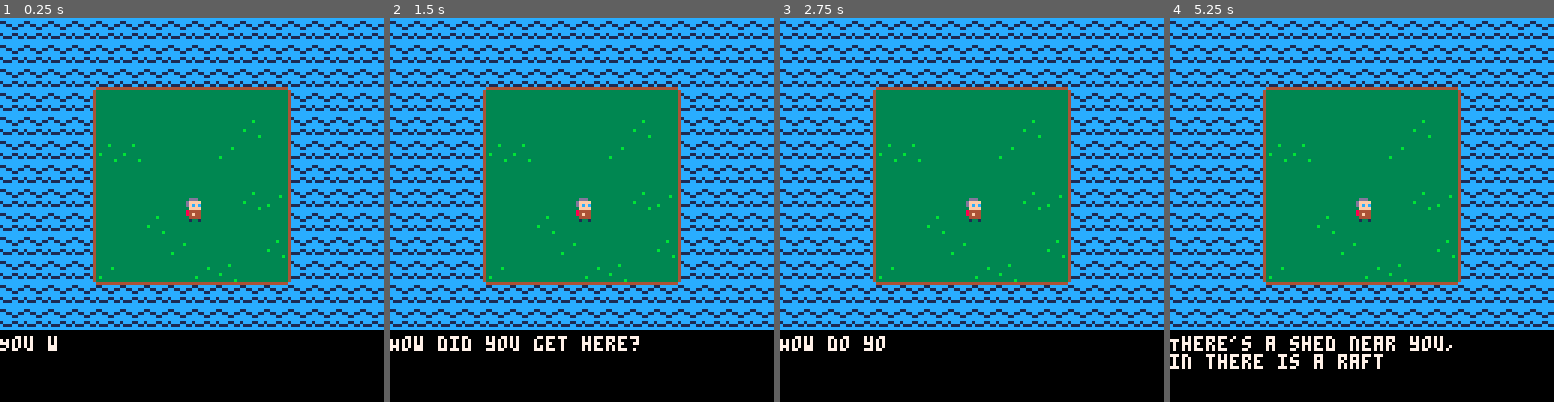
Above: before the commit, frames 1-4 (left to right).
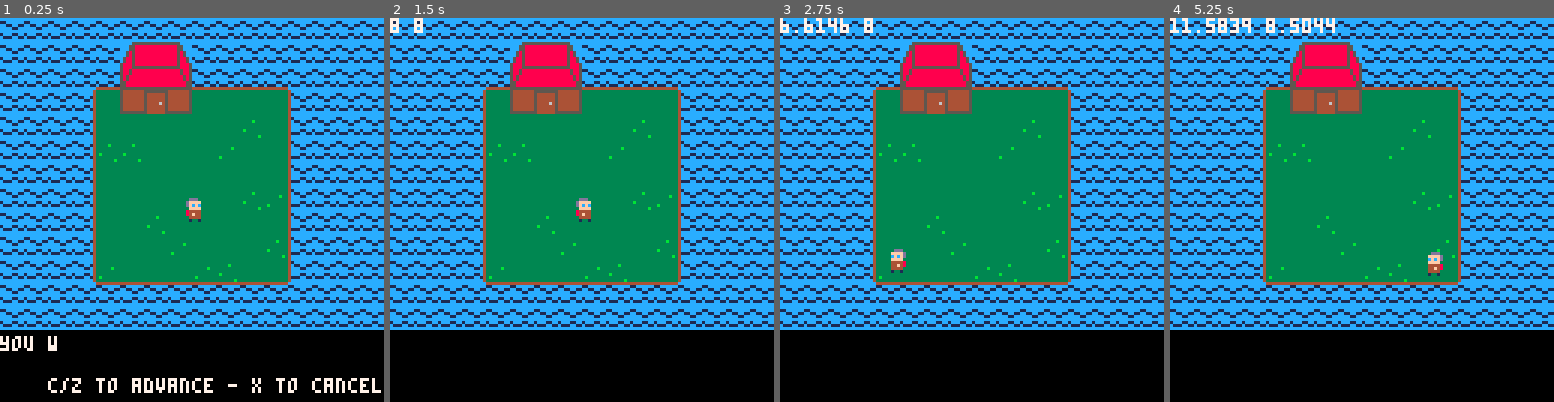
Above: after the commit, the same moments.

Repository: maggo/ludum
Game: PICO-8 cartridge ludum.p8
Two runs of this game, one before a commit and one after it. Both use one fixed random seed, a clock stepped at 60 frames per second and the inputs below.
Inputs:
- Up to frame 1 (0.25 s): no input
- Up to frame 2 (1.5 s): tap O (Z key) at 0.33, 0.7, 1.43 s; tap X (X key) at 1.07 s
- Up to frame 3 (2.75 s): hold Left 1.97-2.37 s; tap X (X key) at 2.07, 2.4, 2.73 s; tap O (Z key) at 2.22 s; hold Down from 2.42 s (still down)
- Up to frame 4 (5.25 s): release Down at 2.82 s; hold Right 2.87-3.53 s; tap X (X key) every 0.33 s from 3.07 to 5.07 s; tap O (Z key) at 3.1, 3.98, 4.87 s; hold Up 3.58-4.08 s; hold Right 4.13-4.53 s; hold Down 4.58-5.08 s; hold Left from 5.13 s (still down)

The runs differ from the first frame. In frame 1, 4.6% of the frame differs, in the area x 0-100%, y 6-98%; in frame 2, 4.5%; in frame 3, 4.6%; in frame 4, 6.5%, in the area x 0-74%, y 0-92%.

Commit message:
Add interactions and shed

Diff:
--- a/ludum.p8
+++ b/ludum.p8
@@ -1,7 +1,7 @@
 pico-8 cartridge // http://www.pico-8.com
 version 8
 __lua__
--- Finish map: A Ludum Dare adventure
+-- finish map: a ludum dare adventure
 -- by maggo
 -- based on:
 -- wall and actor collisions
@@ -19,15 +19,19 @@
 
 dialogs = {
   {
-    "You wake up on a lonely island",
-    "How did you get here?",
-    "How do you leave?",
-    "There's a shed near you, \nin there is a raft",
-    "But how will you get in?",
-    "Welcome to:",
-    "           Finish Map \n    A Ludum Dare Adventure..."
+    "you wake up on a lonely island",
+    "how did you get here?",
+    "how do you leave?",
+    "there's a shed near you, \nin there is a raft",
+    "but how will you get in?",
+    "welcome to:",
+    "           finish map \n    a ludum dare adventure..."
+  },
+  {
+    "the door is locked."
   }
 }
+log = ""
 
 -- make an actor
 -- and add to global collection
@@ -63,6 +67,7 @@
  -- make player top left
  pl = make_actor(8,8)
  pl.spr = 1
+ pl.bounce = 0
 end
 
 -- for any given point on the
@@ -155,7 +160,6 @@
  else
   -- otherwise bounce
   a.dx *= -a.bounce
-  sfx(2)
  end
 
  -- ditto for y
@@ -164,7 +168,6 @@
   a.y += a.dy
  else
   a.dy *= -a.bounce
-  sfx(2)
  end
 
  -- apply inertia
@@ -185,6 +188,8 @@
  a.t += 1
 
  a.flip = a.dx < 0
+
+ if (abs(a.dx) + abs(a.dy) <= 0.1) a.frame = 0
 end
 
 function control_player(pl)
@@ -198,16 +203,48 @@
 
  -- play a sound if moving
  -- (every 4 ticks)
-
  if (abs(pl.dx)+abs(pl.dy) > 0.1
      and (pl.t%4) == 0) then
   sfx(1)
  end
 end
 
+function interact_player()
+  if (btnp(4)) then
+    -- interaction
+    local tile = mget(pl.x, pl.y)
+    local interactile = nil
+    local coords = {{0, -1}, {1, 0}, {0, 1}, {-1, 0}}
+
+    if not fget(tile, 2) then
+      for coord in all(coords) do
+        tile = mget(pl.x + coord[1], pl.y + coord[2])
+        log = pl.x .. ' ' .. pl.y
+
+        if fget(tile, 2) then
+          interactile = tile
+          break
+        end
+      end
+    else
+      interactile = tile
+    end
+
+    if interactile then
+      if (interactile == 23) dialog_activate(2)
+    end
+  end
+end
+
+function dialog_activate(id)
+  dialog.active = true
+  dialog.id = id
+end
+
 function draw_dialog()
   color(7)
   print(sub(dialogs[dialog.id][dialog.sentence], 0, dialog.char), 0, 106)
+	print("c/z to advance - x to cancel", 2*8, 15*8)
 end
 
 function update_dialog()
@@ -223,8 +260,8 @@
     end
   end
 
-  if (dialog.sentence > #dialogs[dialog.id]) then
-    -- End the current dialog
+  -- end the current dialog
+  if (btnp(5) or dialog.sentence > #dialogs[dialog.id]) then
     dialog.active = false
     dialog.id = 1
     dialog.sentence = 1
@@ -249,6 +286,7 @@
     update_dialog()
   else
     control_player(pl)
+    interact_player()
     foreach(actor, move_actor)
   end
 end
@@ -263,6 +301,8 @@
   cls()
   map(0,0,0,0,16,16)
   foreach(actor,draw_actor)
+
+  print(log, 0, 0)
 
   if (dialog.active) then
     draw_dialog()
@@ -281,22 +321,22 @@
 end
 
 __gfx__
-00000000000ddd000000000033333333ccccccc44ccccccc40000000000000000000000000000000000000000000000000000000000000000000000000000000
-0000000000dffff0000ddd003333333311ccccc441cccccc40000000000000000000000000000000000000000000000000000000000000000000000000000000
-0000000000dfcfc000dffff03333b333cc11cc144c11cc1140000000000000000000000000000000000000000000000000000000000000000000000000000000
-00000000000ffff000dfcfc033333333cccc11c44ccc11cc40000000000000000000000000000000000000000000000000000000000000000000000000000000
-0000000000844440000ffff033333333ccccccc44ccccccc40000000000000000000000000000000000000000000000000000000000000000000000000000000
-000000000084f440008444403b3333331ccc11c44ccc11cc40000000000000000000000000000000000000000000000000000000000000000000000000000000
-0000000000044440008f444033333333c111cc144111cc1140000000000000000000000000000000000000000000000000000000000000000000000000000000
-000000000001001000001100333333b3ccccccc44ccccccc40000000000000000000000000000000000000000000000000000000000000000000000000000000
-00000000050000500000000033333333cccccccccccccccc00000000000000000000000000000000000000000000000000000000000000000000000000000000
-0000000000555500000000003333333311cccccc11cccccc00000000000000000000000000000000000000000000000000000000000000000000000000000000
-00000000505885050000000033333333cc11cc11cc11cc1100000000000000000000000000000000000000000000000000000000000000000000000000000000
-00000000055885500000000033333b33cccc11cccccc11cc00000000000000000000000000000000000000000000000000000000000000000000000000000000
-00000000005885000000000033333333cccccccccccccccc00000000000000000000000000000000000000000000000000000000000000000000000000000000
-000000000555555000000000333333331ccc11cc1ccc11cc00000000000000000000000000000000000000000000000000000000000000000000000000000000
-0000000050500505000000003b333333c111cc11c111cc1100000000000000000000000000000000000000000000000000000000000000000000000000000000
-0000000000500500000000003333333344444444cccccccc00000000000000000000000000000000000000000000000000000000000000000000000000000000
+00000000000ddd000000000033333333ccccccc44ccccccc4000000058885555cccc555555555555555588855555cccc00000000000000000000000000000000
+0000000000dffff0000ddd003333333311ccccc441cccccc4000000058858888ccc55888888888888888588588855ccc00000000000000000000000000000000
+0000000000dfcfc000dffff03333b333cc11cc144c11cc114000000058858888ccc55888888888888888588588855ccc00000000000000000000000000000000
+00000000000ffff000dfcfc033333333cccc11c44ccc11cc4000000058588888cc5858888888888888888585888585cc00000000000000000000000000000000
+0000000000844440000ffff033333333ccccccc44ccccccc4000000058588888cc5858888888888888888585888585cc00000000000000000000000000000000
+000000000084f440008444403b3333331ccc11c44ccc11cc4000000055888888c588588888888888888888558885885c00000000000000000000000000000000
+0000000000044440008f444033333333c111cc144111cc114000000055888888c588588888888888888888558885885c00000000000000000000000000000000
+000000000001001000001100333333b3ccccccc44ccccccc40000000555555555888588855555555555555558885888500000000000000000000000000000000
+00000000050000500000000033333333cccccccccccccccc00000000555555555444444455555555444444450000000000000000000000000000000000000000
+0000000000555500000000003333333311cccccc11cccccc00000000544444455444444488888888444444450000000000000000000000000000000000000000
+00000000505885050000000033333333cc11cc11cc11cc1100000000544444455444444488888888444444450000000000000000000000000000000000000000
+00000000055885500000000033333b33cccc11cccccc11cc00000000544444455444444488888888444444450000000000000000000000000000000000000000
+00000000005885000000000033333333cccccccccccccccc00000000544446455444444488888888444444450000000000000000000000000000000000000000
+000000000555555000000000333333331ccc11cc1ccc11cc00000000544444455444444488888888444444450000000000000000000000000000000000000000
+0000000050500505000000003b333333c111cc11c111cc1100000000544444455444444488888888444444450000000000000000000000000000000000000000
+0000000000500500000000003333333344444444cccccccc00000000544444455555555588888888555555550000000000000000000000000000000000000000
 00000000000000000000000033333333444444440000000000000000000000000000000000000000000000000000000000000000000000000000000000000000
 0000000000000000000000003333333311cccccc0000000000000000000000000000000000000000000000000000000000000000000000000000000000000000
 00000000000000000000000033333333cc11cc110000000000000000000000000000000000000000000000000000000000000000000000000000000000000000
@@ -411,13 +451,13 @@
 00000000000000000000000000000000000000000000000000000000000000000000000000000000000000000000000000000000000000000000000000000000
 
 __gff__
-0200000002020202020000000000000000000000020200000000000000000000000000000200000000000000000000000400000000000000000000000000000000000000000000000000000000000000000000000000000000000000000000000000000000000000000000000000000000000000000000000000000000000000
+0200000002020202020202020000000000000000000200040002000000000000000000000200000000000000000000000400000000000000000000000000000000000000000000000000000000000000000000000000000000000000000000000000000000000000000000000000000000000000000000000000000000000000
 0000000000000000000000000000000000000000000000000000000000000000000000000000000000000000000000000000000000000000000000000000000000000000000000000000000000000000000000000000000000000000000000000000000000000000000000000000000000000000000000000000000000000000
 __map__
 1515151515151515151515151515151500000000000000000000000000000000000000000000000000000000000000000000000000000000000000000000000000000000000000000000000000000000000000000000000000000000000000000000000000000000000000000000000000000000000000000000000000000000
-1515151515151515151515151515151500000000000000000000000000000000000000000000000000000000000000000000000000000000000000000000000000000000000000000000000000000000000000000000000000000000000000000000000000000000000000000000000000000000000000000000000000000000
-1515151514141414141414141515151500000000000000000000000000000000000000000000000000000000000000000000000000000000000000000000000000000000000000000000000000000000000000000000000000000000000000000000000000000000000000000000000000000000000000000000000000000000
-1515150423232323232323230515151500000000000000000000000000000000000000000000000000000000000000000000000000000000000000000000000000000000000000000000000000000000000000000000000000000000000000000000000000000000000000000000000000000000000000000000000000000000
+151515151508190b151515151515151500000000000000000000000000000000000000000000000000000000000000000000000000000000000000000000000000000000000000000000000000000000000000000000000000000000000000000000000000000000000000000000000000000000000000000000000000000000
+151515151407090a141414141515151500000000000000000000000000000000000000000000000000000000000000000000000000000000000000000000000000000000000000000000000000000000000000000000000000000000000000000000000000000000000000000000000000000000000000000000000000000000
+151515042318171a232323230515151500000000000000000000000000000000000000000000000000000000000000000000000000000000000000000000000000000000000000000000000000000000000000000000000000000000000000000000000000000000000000000000000000000000000000000000000000000000
 1515150423232323232303230515151500000000000000000000000000000000000000000000000000000000000000000000000000000000000000000000000000000000000000000000000000000000000000000000000000000000000000000000000000000000000000000000000000000000000000000000000000000000
 1515150403032323231323230515151500000000000000000000000000000000000000000000000000000000000000000000000000000000000000000000000000000000000000000000000000000000000000000000000000000000000000000000000000000000000000000000000000000000000000000000000000000000
 1515150423232323232323230515151500000000000000000000000000000000000000000000000000000000000000000000000000000000000000000000000000000000000000000000000000000000000000000000000000000000000000000000000000000000000000000000000000000000000000000000000000000000
Not shown, changed: the sound effects (__sfx__) section of ludum.p8
Not shown, changed: index.js
